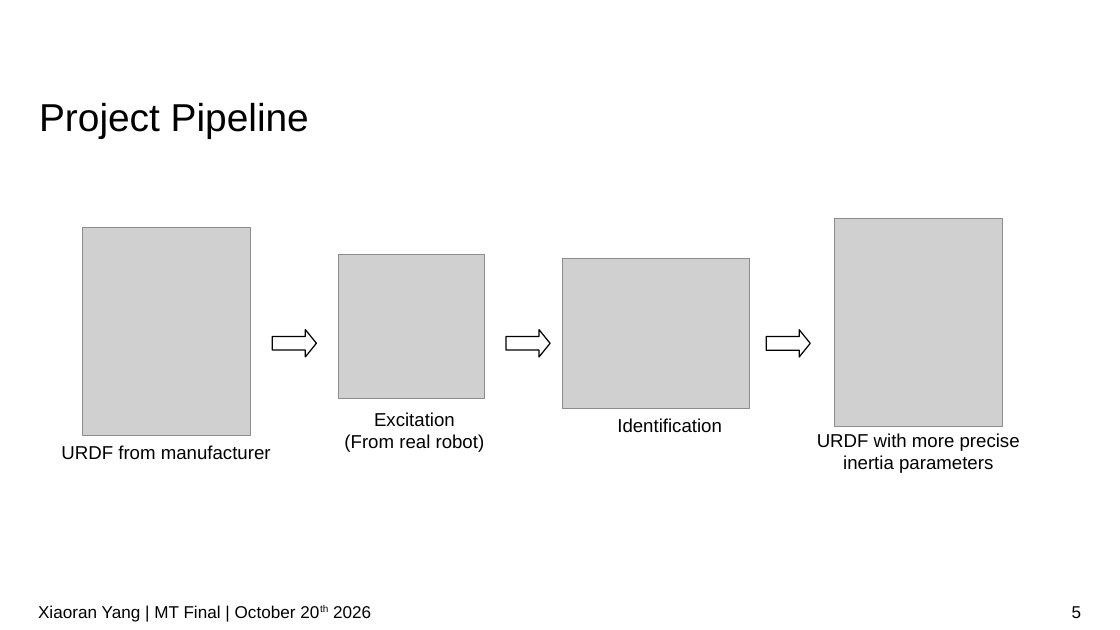
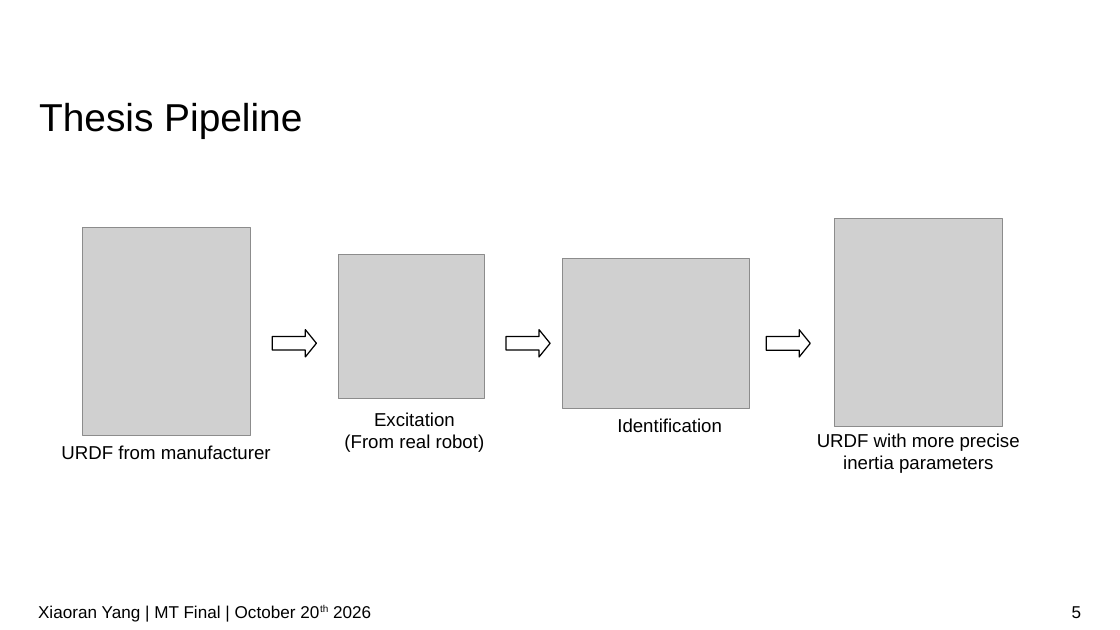
Before and after one commit to IDoccupled/identification, a slide deck: slide 5 of presentation/presentation.odp. Drawn at 1120x630 pixels with LibreOffice and Linux fonts; fonts in the diff are those of the drawing; grey boxes stand for pictures; background and template pictures are left out. Boxes give left, top, right and bottom in pixels: in the first picture for what was removed or moved away, otherwise in the second. Text is boxed around its words. In the diff, an @@ line names an element or a change of style, - is before the commit and + after.

```diff
--- a/presentation/presentation.odp
+++ b/presentation/presentation.odp
@@ title at bbox=[39, 102, 302, 138]: text changed @@
-Project Pipeline
+Thesis Pipeline
```
Also in this commit, not shown: 13 other slides changed, 2 slides added, 1 slide removed.
